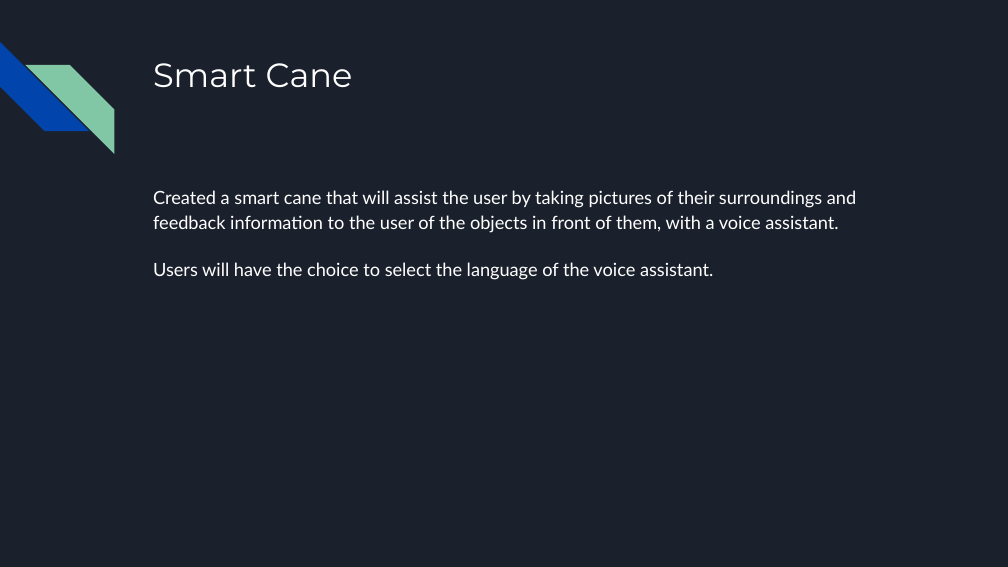
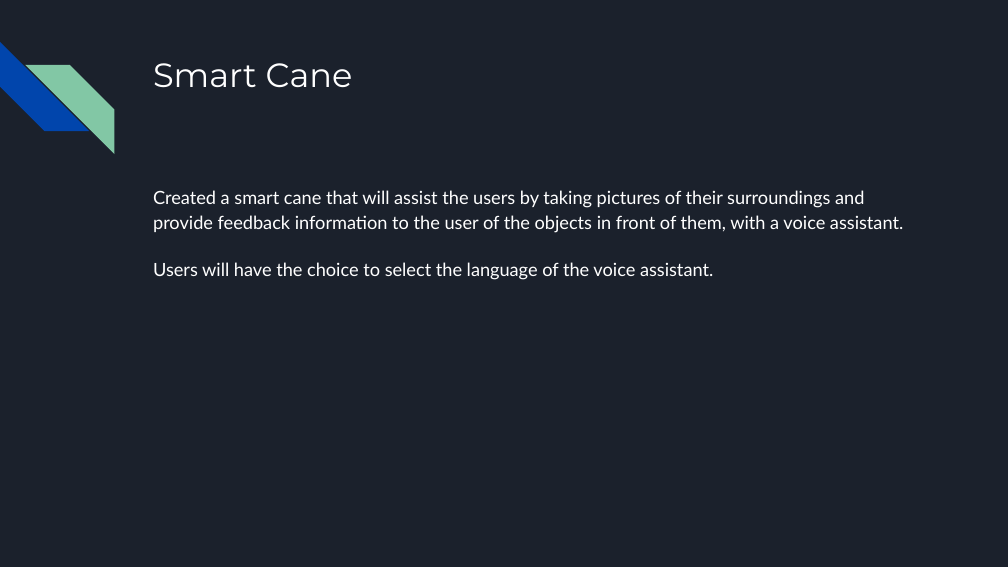
Before and after one commit to luisMan/smart-bot, a slide deck: slide 2 of PROBLEM.pptx. Drawn at 1008x567 pixels with LibreOffice and Linux fonts; fonts in the diff are those of the drawing. Boxes give left, top, right and bottom in pixels: in the first picture for what was removed or moved away, otherwise in the second. Text is boxed around its words. In the diff, an @@ line names an element or a change of style, - is before the commit and + after.

```diff
--- a/PROBLEM.pptx
+++ b/PROBLEM.pptx
@@ text at [153, 190, 903, 233]: text changed @@
-Created a smart cane that will assist the user by taking pictures of their surroundings and feedback information to the user of the objects in front of them, with a voice assistant.
+Created a smart cane that will assist the users by taking pictures of their surroundings and provide feedback information to the user of the objects in front of them, with a voice assistant.
```
Also in this commit, not shown: 3 other slides changed, 1 slide removed.
